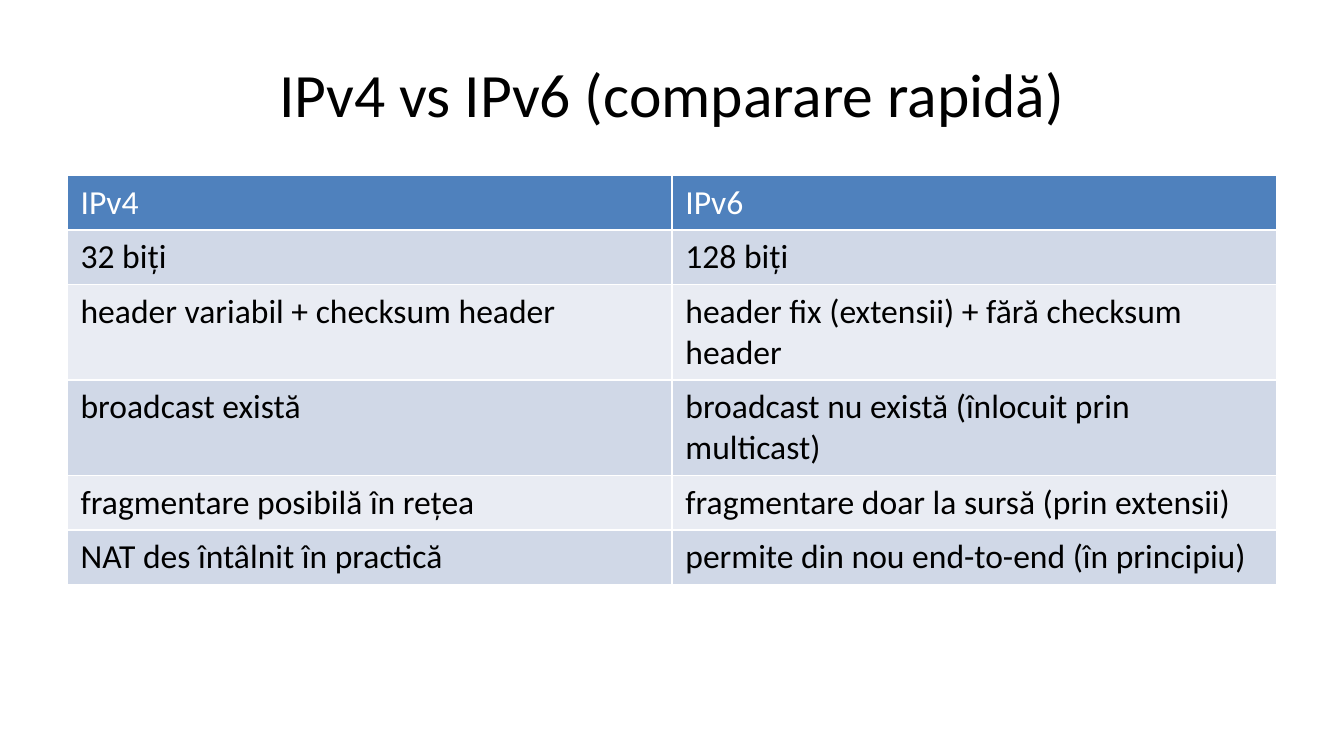
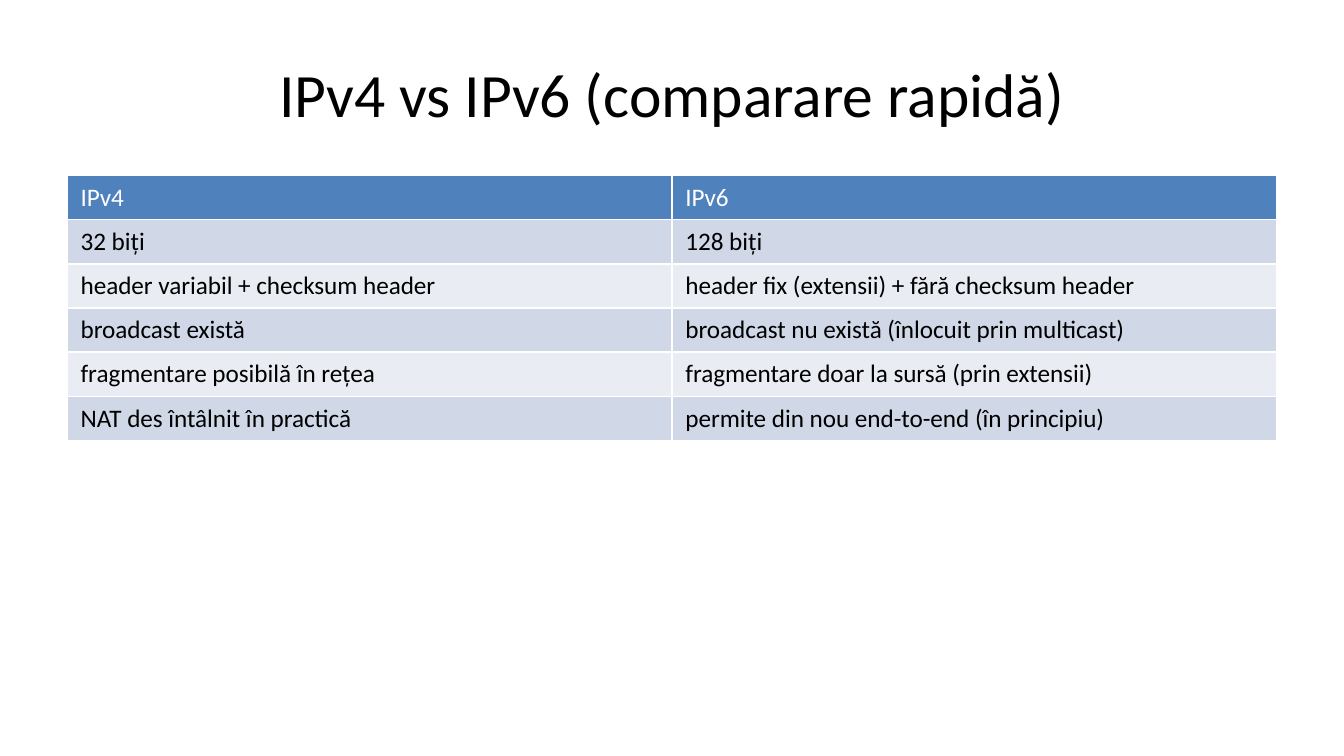
Before and after one commit to hypothetical-andrei/compnet-2025-redo, a slide deck: slide 9 of assets/course/c5/c5-nivelul-retea-adresare.pptx. Drawn at 1344x756 pixels with LibreOffice and Linux fonts; fonts in the diff are those of the drawing. Boxes give left, top, right and bottom in pixels: in the first picture for what was removed or moved away, otherwise in the second. Text is boxed around its words. In the diff, an @@ line names an element or a change of style, - is before the commit and + after.

```diff
--- a/assets/course/c5/c5-nivelul-retea-adresare.pptx
+++ b/assets/course/c5/c5-nivelul-retea-adresare.pptx
@@ table at [67, 176, 1277, 441] @@
@@ fill #D0D8E8 to #D0D8E7 in 6 cells @@
@@ fill #E9EDF4 to #E9ECF3 in 4 cells @@
@@ size 18 to 13.5 pt @@
@@ borders changed @@
```
Also in this commit, not shown: 8 other slides changed, 10 other files.
